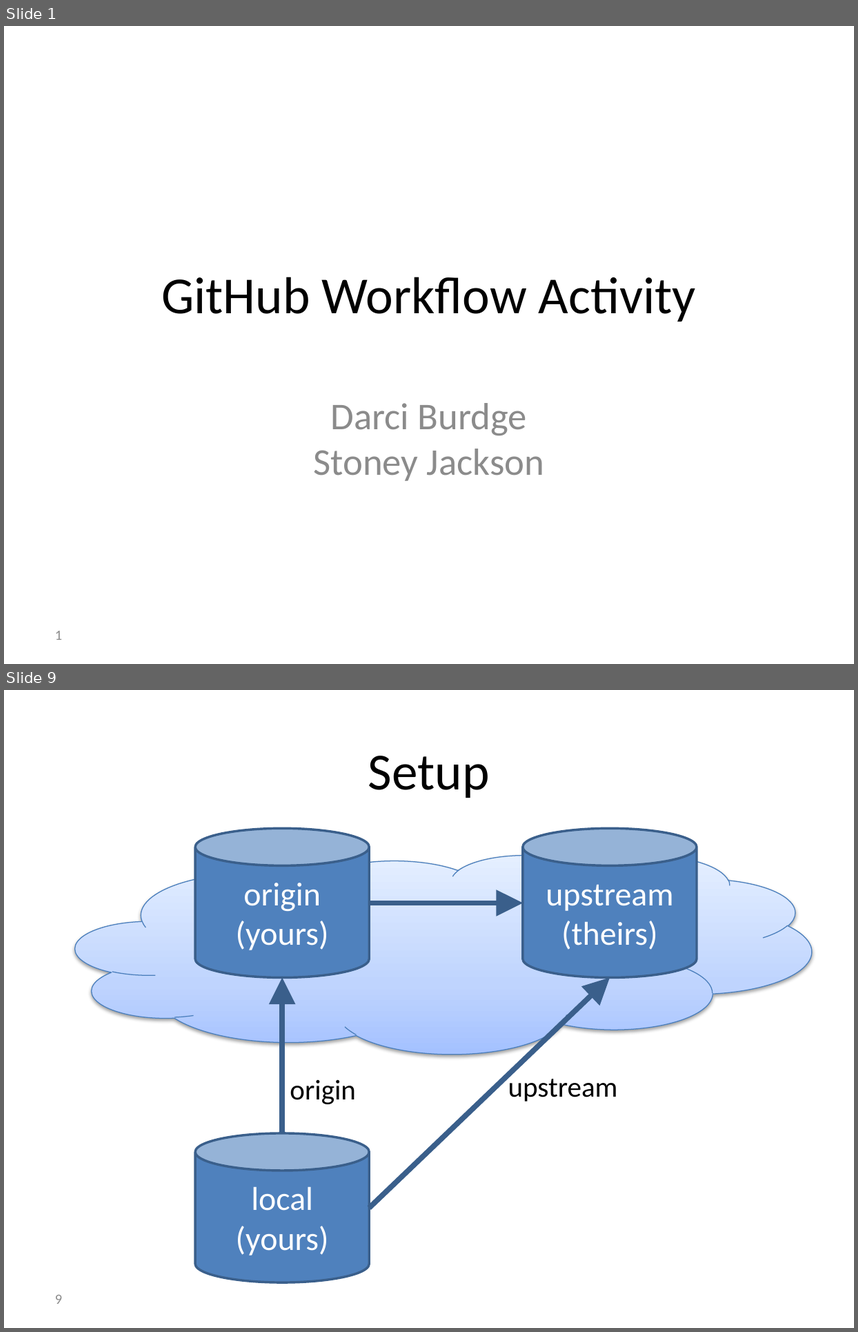
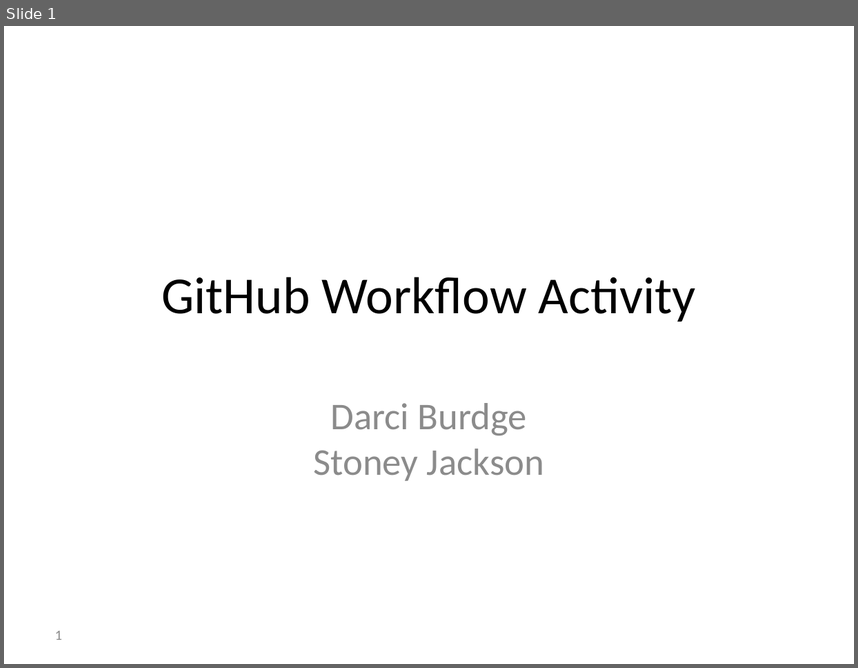
Before and after one commit to foss2serve/github-workflow-activity, a slide deck: presentation.pptx. Shown one above the other, each under a label of ours: slides 1 and 9 before the commit, slide 1 after it; the slides between them are not shown. The pictures are 858x1332 and 858x668 pixels, drawn with LibreOffice and Linux fonts; fonts in the diff are those of the drawing; background and template pictures are left out. Boxes give left, top, right and bottom in pixels: in the first picture for what was removed or moved away, otherwise in the second. Text is boxed around its words. In the diff, an @@ line names an element or a change of style, - is before the commit and + after.

```diff
--- a/presentation.pptx
+++ b/presentation.pptx
@@ slide 9 removed at (x1=4, y1=690, x2=854, y2=1328), background #FFFFFF @@
@@ title removed at (x1=368, y1=756, x2=490, y2=798) @@
-Setup
@@ cylinder removed at (x1=195, y1=829, x2=370, y2=977) @@
-origin
-(yours)
@@ cylinder removed at (x1=523, y1=829, x2=697, y2=977) @@
-upstream
-(theirs)
@@ cloud removed at (x1=75, y1=855, x2=811, y2=1054) @@
@@ arrow removed from (370, 903) to (523, 903) @@
@@ arrow removed from (282, 1133) to (282, 977) @@
@@ arrow removed from (370, 1208) to (610, 977) @@
@@ text removed at (x1=290, y1=1079, x2=356, y2=1104) @@
-origin
@@ text removed at (x1=508, y1=1074, x2=618, y2=1101) @@
-upstream
@@ cylinder removed at (x1=195, y1=1133, x2=370, y2=1281) @@
-local
-(yours)
@@ page number removed at (x1=55, y1=1294, x2=62, y2=1303) @@
-9
```
Also in this commit, not shown: 20 slides changed, 33 slides added, 25 other slides removed.
